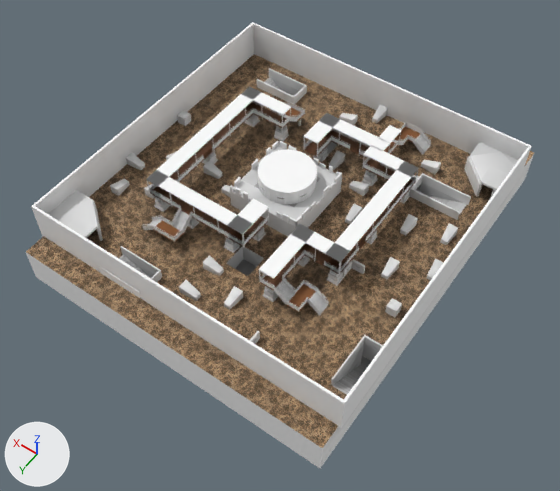
What one commit did to the glTF model public/models/stage_bb.glb.
Camera for both pictures: a 50 mm camera at (-47.8, 69.6, 108.2) aimed at (-1.7, 5.0, 6.7). Every picture has the same lights, and +X, +Y and +Z are marked at lower left. The picture after the commit comes second. Where no turn or scale is listed for an object, it has been applied to the vertices. Vertices at exactly the same position are counted once.

Objects in the first picture: 'concrete_bunker_ne_roof', 'concrete_bunker_sw_roof', 'concrete_ground_1F', 'concrete_support_01_base.002', 'concrete_tower', 'concrete_tower_base', 'concrete_wall_outer_e', 'concrete_wall_outer_n', 'concrete_wall_outer_s', 'concrete_wall_outer_w', 'metal_crate_e', 'metal_crate_w', 'metal_roof_walk_2F_e', 'metal_roof_walk_2F_n', 'metal_roof_walk_2F_w' and 111 more.
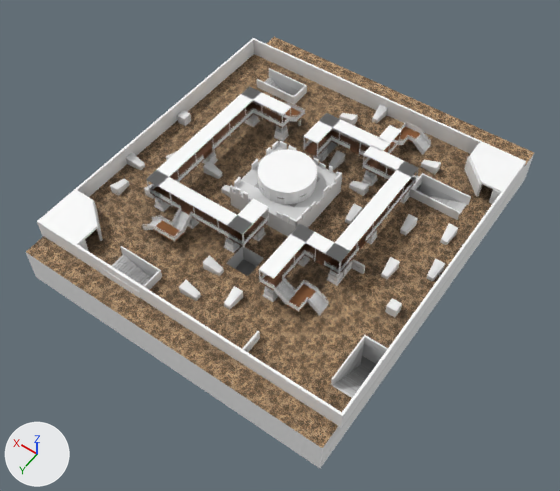
Patch to the scene script:
```diff
--- a/public/models/stage_bb.glb.py
+++ b/public/models/stage_bb.glb.py
@@ me_mesh_8 @@
 me_mesh_8.from_pydata(...)  # 30 vertices, 56 faces; spans x -28.01..-20.09, y -27.89..-19.76, z 3.1..3.5
 # used by ob_concrete_bunker_sw_roof; location = (0.0, 0.0, 11.2)
+# me_mesh_8 part 1: 33 faces centred in x -28.01..-20.09, y -27.89..-19.76, z 3.23..3.5 are repainted in the vertex colours; the middle colour goes from light grey #d6d6d6 to white #fdfdfd
 me_mesh_8.materials.append(mat_defaultmaterial_008)
@@ me_mesh_67 @@
 me_mesh_67.from_pydata(...)  # 132 vertices, 256 faces; spans x -16.48..-14.58, y 8.33..10.23, z 11.25..13.0
 # used by ob_concrete_support_01_base_002; location = (7.2, 7.1, 0.0)
+# me_mesh_67 part 2: 70 faces centred in x -16.32..-14.58, y 8.49..10.23, z 11.42..12.86 are repainted in the vertex colours; the middle colour goes from light grey #e3e3e3 to white #ededed
 me_mesh_67.materials.append(mat_defaultmaterial_067)
@@ me_mesh_90 @@
 me_mesh_90.from_pydata(...)  # 102 vertices, 200 faces; spans x 28.0..28.4, y -27.9..27.9, z -0.3..7.1
 # used by ob_concrete_wall_outer_e; location = (0.0, 0.0, 11.2)
+# me_mesh_90 part 3: 99 faces centred in x 28.0..28.3, y -27.9..27.9, z 0.9..7.1 are repainted in the vertex colours; the middle colour goes from white #f9f9f9 to white #f7f7f7
 me_mesh_90.materials.append(mat_defaultmaterial_090)
@@ me_mesh_92 @@
 me_mesh_92.from_pydata(...)  # 102 vertices, 200 faces; spans x -28.4..28.4, y -28.3..-27.9, z -0.3..7.1
 # used by ob_concrete_wall_outer_s; location = (0.0, 0.0, 11.2)
+# me_mesh_92 part 4: 112 faces centred in x -27.2..27.2, y -28.3..-27.9, z 0.9..7.1 are repainted in the vertex colours; the middle colour stays white #f8f8f8
 me_mesh_92.materials.append(mat_defaultmaterial_092)
@@ me_mesh_93 @@
 me_mesh_93.from_pydata(...)  # 102 vertices, 200 faces; spans x -28.4..-28.0, y -27.9..27.9, z -0.3..7.1
 # used by ob_concrete_wall_outer_w; location = (0.0, 0.0, 11.2)
+# me_mesh_93 part 5: 99 faces centred in x -28.3..-28.0, y -27.9..27.9, z 0.9..7.1 are repainted in the vertex colours; the middle colour goes from white #f7f7f7 to white #f5f5f5
 me_mesh_93.materials.append(mat_defaultmaterial_093)
@@ me_mesh_94 @@
 me_mesh_94.from_pydata(...)  # 98 vertices, 192 faces; spans x 25.87..27.57, y -6.08..-4.38, z 11.25..13.0
 # used by ob_metal_crate_e; location = (0.0, 0.0, 0.0)
+# me_mesh_94 part 6: 78 faces centred in x 26.01..27.43, y -6.08..-4.38, z 11.4..13.0 are repainted in the vertex colours; the middle colour goes from light grey #cccccc to light grey #dddddd
 me_mesh_94.materials.append(mat_defaultmaterial_094)
@@ me_mesh_95 @@
 me_mesh_95.from_pydata(...)  # 98 vertices, 192 faces; spans x -25.46..-23.76, y 7.36..9.06, z 11.25..13.0
 # used by ob_metal_crate_w; location = (0.0, 0.0, 0.0)
+# me_mesh_95 part 7: 95 faces centred in x -25.32..-23.9, y 7.36..9.06, z 11.4..13.0 are repainted in the vertex colours; the middle colour goes from light grey #dbdbdb to white #efefef
 me_mesh_95.materials.append(mat_defaultmaterial_095)
@@ ob_concrete_wall_outer_e @@
 ob_concrete_wall_outer_e.location = (0.0, 0.0, 11.2)
+ob_concrete_wall_outer_e.scale = (1.0, 1.0, 0.493)
@@ ob_concrete_wall_outer_n @@
 ob_concrete_wall_outer_n.location = (0.0, 0.0, 11.2)
+ob_concrete_wall_outer_n.scale = (1.0, 1.0, 0.493)
@@ ob_concrete_wall_outer_s @@
 ob_concrete_wall_outer_s.location = (0.0, 0.0, 11.2)
+ob_concrete_wall_outer_s.scale = (1.0, 1.0, 0.493)
@@ ob_concrete_wall_outer_w @@
 ob_concrete_wall_outer_w.location = (0.0, 0.0, 11.2)
+ob_concrete_wall_outer_w.scale = (1.0, 1.0, 0.493)
```

Where the change shows, as pixel boxes [x1, y1, x2, y2] in the pictures (560 x 491 px):
'concrete_wall_outer_s', rescaled (10% shorter)
    before: [252, 22, 532, 177]
    after: [253, 38, 526, 177]
'concrete_wall_outer_n', rescaled (7% shorter)
    before: [31, 205, 346, 428]
    after: [37, 220, 344, 428]
'concrete_wall_outer_e', rescaled
    before: [33, 23, 254, 214]
    after: [39, 39, 254, 221]
'concrete_wall_outer_w', rescaled
    before: [343, 146, 531, 425]
    after: [342, 162, 525, 425]
part 1 of me_mesh_8, recoloured (light grey to white)
    both: [470, 142, 518, 190]
part 2 of me_mesh_67, recoloured
    both: [263, 290, 273, 302]
part 3 of me_mesh_90, recoloured
    before: [33, 25, 254, 214]
    after: [39, 40, 254, 221]
part 4 of me_mesh_92, edited (looks the same)
    both: [254, 40, 506, 154]
part 5 of me_mesh_93, recoloured
    before: [344, 146, 531, 401]
    after: [342, 162, 525, 414]
part 6 of me_mesh_94, recoloured
    both: [177, 110, 188, 126]
part 7 of me_mesh_95, recoloured (light grey to white)
    both: [385, 299, 402, 318]
